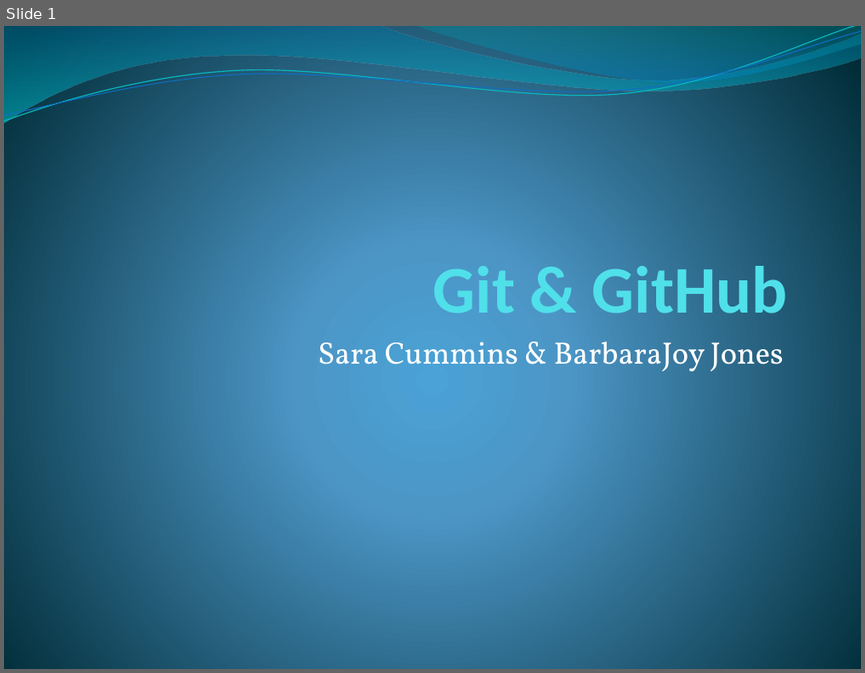
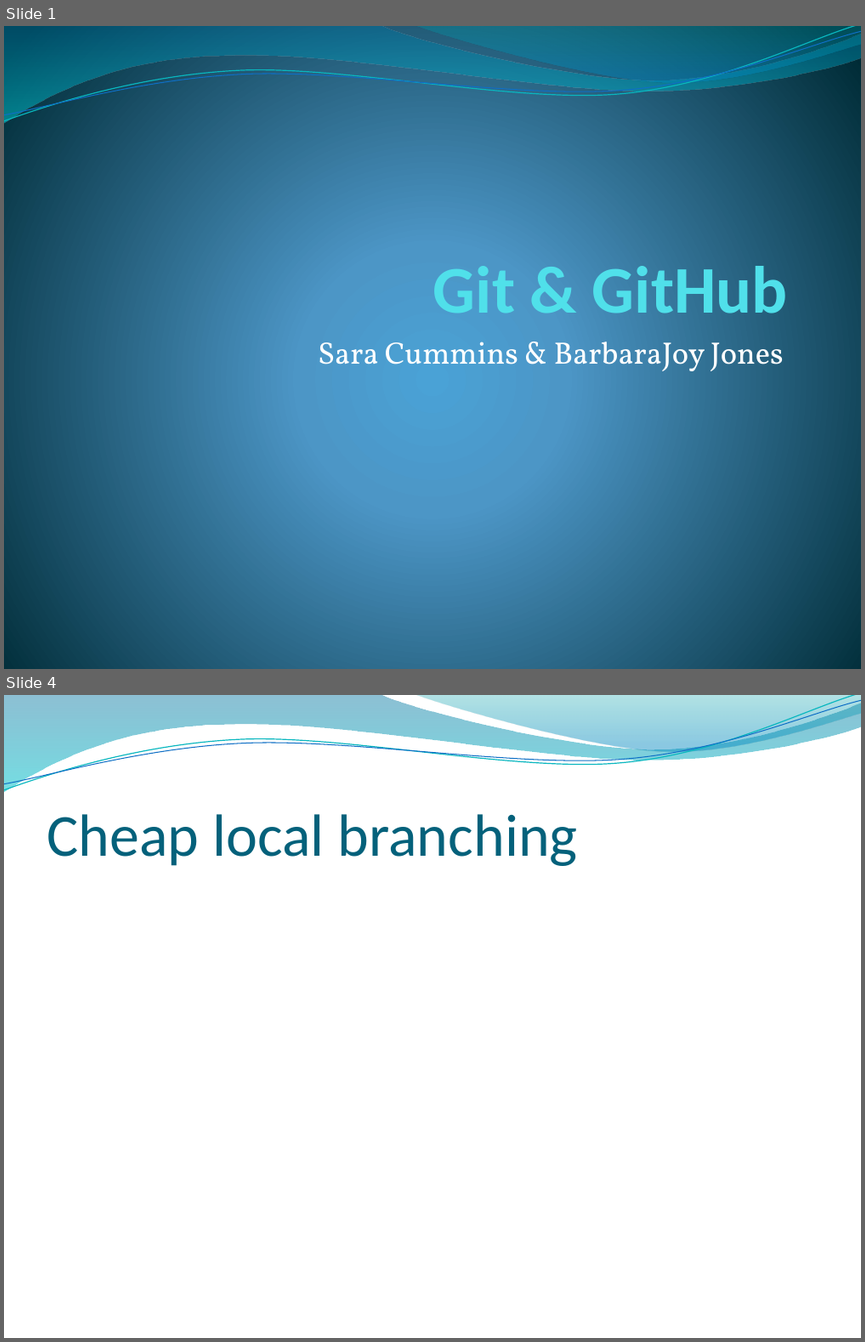
Before and after one commit to velociraptors/physio_mist, a slide deck: git_demo.pptx. Shown one above the other, each under a label of ours: slide 1 before the commit, slides 1 and 4 after it; the slides between them are not shown. The pictures are 865x673 and 865x1342 pixels, drawn with LibreOffice and Linux fonts; fonts in the diff are those of the drawing; background and template pictures are left out. Boxes give left, top, right and bottom in pixels: in the first picture for what was removed or moved away, otherwise in the second. Text is boxed around its words. In the diff, an @@ line names an element or a change of style, - is before the commit and + after.

```diff
--- a/git_demo.pptx
+++ b/git_demo.pptx
@@ slide 4 added at <box>4,695,861,1338</box>, background picture (left out); not listed: 4 template elements that a slide beside it also shows @@
@@ title added at <box>46,814,578,866</box>, 50 pt, text #04617B @@
+Cheap local branching
```
Also in this commit, not shown: 5 other slides added, 4 other files.
